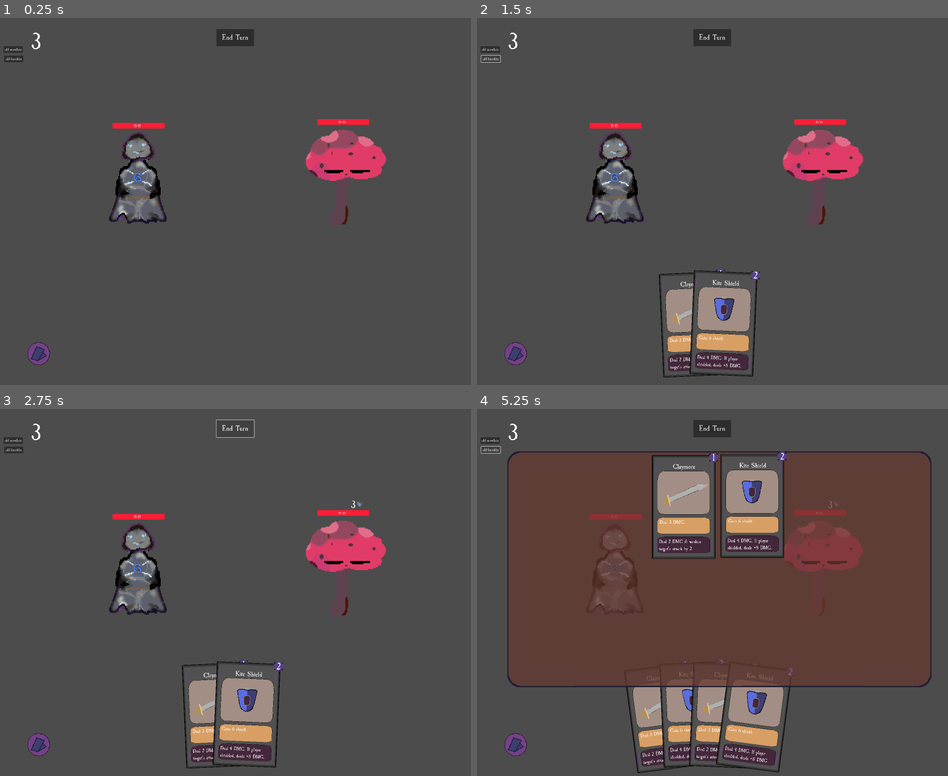
Above: before the commit, frames 1-4 (two rows, left to right).
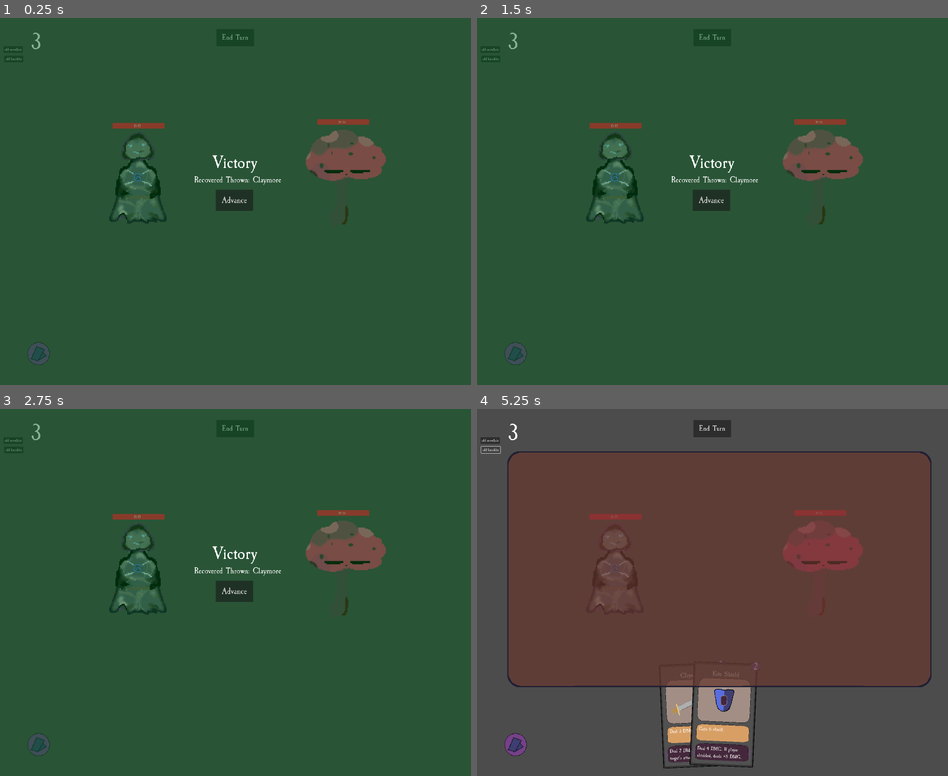
Above: after the commit, the same moments.

Repository: n0x1/Cardtrick
Game: Godot game, scene res://scenes/Main.tscn
The game is run twice, just before and just after one commit, with the same random seed, the same clock (stepped at 60 frames per second) and the same inputs.
Inputs (mouse positions are in pixels of both pictures, inside the frame that each line leads up to):
- Up to frame 1 (0.25 s): no input
- Up to frame 2 (1.5 s): click "add snowflake" at 0.5 s; click "add knuckles" at 1.25 s
- Up to frame 3 (2.75 s): click "End Turn" at 2 s
- Up to frame 4 (5.25 s): click (712, 592) at 2.75 s, where only the run after the commit has a clickable "Advance"; click (514, 742) at 3.5 s; click "add snowflake" at 4.25 s; click "add knuckles" at 5 s

The runs differ from the first frame. In frame 1, 99% of the frame differs, in the area x 0-100%, y 0-100%; in frame 2, 100%; in frame 3, 100%; in frame 4, 11%.
Error after the commit: Cannot call method 'duplicate' on a null value. (res://scripts/Hand.gd:32)

Commit message:
programatic enemies and card recovery

Diff:
--- a/scenes/Main.tscn
+++ b/scenes/Main.tscn
@@ -276,8 +276,7 @@
 theme_override_font_sizes/font_size = 40
 text = "Restart"
 
-[node name="VictoryOverlay" type="ColorRect" parent="CanvasLayer"]
-visible = false
+[node name="WinOverlay" type="ColorRect" parent="CanvasLayer"]
 z_index = 4095
 anchors_preset = 15
 anchor_right = 1.0
@@ -286,7 +285,7 @@
 grow_vertical = 2
 color = Color(0, 0.368627, 0.113725, 0.462745)
 
-[node name="Label" type="Label" parent="CanvasLayer/VictoryOverlay"]
+[node name="Label" type="Label" parent="CanvasLayer/WinOverlay"]
 layout_mode = 0
 offset_left = 902.0
 offset_top = 566.0
@@ -296,25 +295,28 @@
 text = "Victory
 "
 
-[node name="VictoryButton" type="Button" parent="CanvasLayer/VictoryOverlay"]
+[node name="ButtonV" type="Button" parent="CanvasLayer/WinOverlay"]
 z_index = 4096
 layout_mode = 1
 anchors_preset = -1
 anchor_right = 0.208
 anchor_bottom = 0.226
-offset_left = 917.0
-offset_top = 663.0
-offset_right = 660.0
-offset_bottom = 400.44
+offset_left = 916.0
+offset_top = 730.0
+offset_right = 659.0
+offset_bottom = 467.44
 theme_override_font_sizes/font_size = 40
 text = "Advance"
 
-[node name="ColorRect" type="ColorRect" parent="CanvasLayer"]
-visible = false
-offset_left = 175.0
-offset_top = 55.0
-offset_right = 1850.0
-offset_bottom = 993.0
+[node name="RecoverText" type="Label" parent="CanvasLayer/WinOverlay"]
+layout_mode = 0
+offset_left = 824.0
+offset_top = 665.0
+offset_right = 1191.0
+offset_bottom = 777.0
+theme_override_font_sizes/font_size = 38
+text = "Recovered Thrown: Claymore"
+horizontal_alignment = 1
 
 [node name="DeckViewBgRect" type="TextureRect" parent="CanvasLayer"]
 visible = false
@@ -347,5 +349,5 @@
 [connection signal="pressed" from="Inflict3Button" to="." method="_on_inflict_3_button_pressed"]
 [connection signal="pressed" from="EndTurn" to="." method="_on_end_turn_pressed"]
 [connection signal="pressed" from="CanvasLayer/GameOverOverlay/Button" to="." method="_on_button_pressed"]
-[connection signal="pressed" from="CanvasLayer/VictoryOverlay/VictoryButton" to="." method="_on_victory_button_pressed"]
+[connection signal="pressed" from="CanvasLayer/WinOverlay/ButtonV" to="." method="_on_button_v_pressed"]
 [connection signal="pressed" from="DeckButton" to="." method="_on_deck_button_pressed"]
--- a/scripts/Character.gd
+++ b/scripts/Character.gd
@@ -11,6 +11,8 @@
 @export var bleeding: bool = false
 var saved_amount: int = 0 # forbleeding
 var saved_turns: int = 0 # forbleeding
+
+
 
 func spend_mana(amount: int):
 	if mana - amount >= 0:
--- a/scripts/GameController.gd
+++ b/scripts/GameController.gd
@@ -33,7 +33,10 @@
 	#entering state
 	match current_state:
 		GameState.PLAYER_TURN:
-			pass
+			var player_hand = $"../DeckHand/Hand" as Hand
+			if player_hand.discard_pile.size() > 0:
+				var random_discarded = player_hand.discard_pile.pick_random()
+				player_hand.add_card(random_discarded, "draw from discard")
 		GameState.ENEMY_TURN:
 			pass
 		GameState.GAMEOVER:
--- a/scripts/Hand.gd
+++ b/scripts/Hand.gd
@@ -28,14 +28,20 @@
 var scale_speed = 17.65
 var raised_z_index = 99
 
-func add_card(card: Node2D):
+func add_card(card: Node2D, action):
 	var dupe = card.duplicate()
 	hand.push_back(dupe)
 	add_child(dupe)
+
+	if action == "draw from discard":
+		var removing_index = discard_pile.find(card)
+		discard_pile.remove_at(removing_index)
+
 	dupe.mouse_entered.connect(_handle_card_touched)
 	dupe.mouse_exited.connect(_handle_card_untouched)
 	reposition_cards()
-	$StagedLabel.visible = false
+	if $StagedLabel.visible == true:
+		$StagedLabel.hide()
 
 func remove_card(index: int) -> Node2D:
 	var removing_card = hand[index]
@@ -124,14 +130,10 @@
 
 		if event.is_action_pressed("keypress_j"): #play J
 			card_ability("play")
-			discard(staged_index)
 		if event.is_action_pressed("keypress_k"): #throw K
 			card_ability("throw")
-			recoverable_thrown_cards.push_back(hand[staged_index])
-			remove_card(staged_index)
 		if event.is_action_pressed("keypress_l"): #rip L
 			card_ability("rip")
-			remove_card(staged_index)
 
 
 		# card.queue_free() # remove from memory after scaling scale
--- a/scripts/Main.gd
+++ b/scripts/Main.gd
@@ -4,15 +4,30 @@
 
 @onready var game_control: GameController = $GameController
 @onready var deck_view_overlay: DeckViewWindow = $CanvasLayer/DeckViewWindow as DeckViewWindow
+@onready var deck: Deck = Deck.new()
 
-@onready var deck: Deck = Deck.new()
+const PLAYER_STARTING_MAX_HP := 15
 
 var enemy_character_state: int = 0
 var level: int = 0
+var enemies := []
+
+var recovered_card = null
+
+func enemies_all_dead():
+	for enemy in enemies:
+		if enemy.health > 0:
+			return false
+		print('all dead')
+		return true
+
+var enemy_base_damage: int = 2 # for enemies
+var enemy_base_shield: int = 3
 
 # Called when the node enters the scene tree for the first time.
 func _ready():
 	$DeckHand.deck = deck
+	enemies.push_back($GameScreen/EnemyCharacter)
 
 
 # Called every frame. 'delta' is the elapsed time since the previous frame.
@@ -25,20 +40,20 @@
 
 	if $GameScreen/PlayerCharacter.health <= 0:
 		game_control.transition(GameController.GameState.GAMEOVER)
-	elif $GameScreen/EnemyCharacter.health <= 0:
+	elif enemies_all_dead() == true:
 		game_control.transition(GameController.GameState.VICTORY)
 
 	if game_control.current_state == GameController.GameState.ENEMY_TURN:
 		#ai logic
 		var enemydamagechange = $GameScreen/EnemyCharacter.damage_change # change this to iterate for multi enemy lvls
-		if posmod(level, 3) == 0: #mushroom
+		if posmod(level, 5) == 0: #1 mushroom
 			if enemy_character_state == 0:
-				$GameScreen/EnemyCharacter.change_shield(3)
+				$GameScreen/EnemyCharacter.change_shield(enemy_base_shield)
 			elif enemy_character_state == 1:
-				$GameScreen/PlayerCharacter.take_damage(2 + enemydamagechange)
+				$GameScreen/PlayerCharacter.take_damage(enemy_base_damage + enemydamagechange)
 			elif enemy_character_state == 2:
-				$GameScreen/PlayerCharacter.take_damage(4 + enemydamagechange)
-		if level == 2: # ghost
+				$GameScreen/PlayerCharacter.take_damage(2 + enemy_base_shield + enemydamagechange)
+		if posmod(level, 5) == 1: # ghosts
 			pass
 
 		enemy_character_state = posmod(enemy_character_state + 1, 3) # % but +
@@ -46,10 +61,16 @@
 		$GameScreen/PlayerCharacter.start_turn()
 
 	if game_control.current_state == GameController.GameState.VICTORY:
-		$CanvasLayer/VictoryOverlay.visible = true
+		$CanvasLayer/WinOverlay.visible = true
+		var recoverable_thrown_cs = ($DeckHand/Hand as Hand).recoverable_thrown_cards
+		var recovered_card = recoverable_thrown_cs.pick_random()
+		$CanvasLayer/WinOverlay/RecoverText.set_text("Recovered" + str(recovered_card.name))
+
+
 
 	if game_control.current_state == GameController.GameState.GAMEOVER:
 		$CanvasLayer/GameOverOverlay.visible = true
+
 
 
 
@@ -62,7 +83,13 @@
 			"card": card,
 			"action": action
 		})
-
+		if action == "play":
+			$DeckHand/Hand.discard(staged_index)
+		if action == "throw":
+			$DeckHand/Hand.recoverable_thrown_cards.push_back($DeckHand/Hand.hand[staged_index])
+			$DeckHand/Hand.remove_card(staged_index)
+		if action == "rip":
+			$DeckHand/Hand.remove_card(staged_index)
 		hand_node.make_NEM_invisible()
 	else:
 		hand_node.unstage_cards()
@@ -92,23 +119,38 @@
 
 func _on_button_pressed(): # restart the game
 	game_control.current_state = GameController.GameState.PLAYER_TURN
-	$GameScreen/PlayerCharacter.max_health = 15
-	$GameScreen/PlayerCharacter.health = 15
+
+	level = 0
+
+	$GameScreen/PlayerCharacter.max_health = PLAYER_STARTING_MAX_HP
+	$GameScreen/PlayerCharacter.health = PLAYER_STARTING_MAX_HP
 	$GameScreen/PlayerCharacter.current_mana_cap = 3
 	$GameScreen/PlayerCharacter.mana = 3
 	$GameScreen/PlayerCharacter.shield = 0
 	$GameScreen/PlayerCharacter.damage_change = 0
 	$GameScreen/PlayerCharacter.bleeding = false
+
 	$CanvasLayer/GameOverOverlay.visible = false
 	$GameScreen/PlayerCharacter.show()
+	recovered_card = null
+
+	enemies.clear()
+
+	enemies.push_back($GameScreen/EnemyCharacter)
+	enemy_base_damage = 2 # this is init, it increases every win
+	enemy_base_shield = 3
+	reset_enemy_stats()
 
 
 
-func _on_victory_button_pressed(): # victory
-	game_control.current_state = GameController.GameState.PLAYER_TURN
-	level += 1
-	$CanvasLayer.hide()
-	$CanvasLayer/VictoryOverlay.hide() #idk why it wasnt just working..
+func reset_enemy_stats(): # just for game over restart for now
+	for enemy in enemies:
+		enemy.shield = 0
+		enemy.damage_change = 0
+		enemy.max_health = 15
+		enemy.health = 15
+		enemy.bleeding = false
+		enemy.show()
 
 
 func _on_deck_button_pressed():
@@ -133,3 +175,15 @@
 	(game_control as GameController).resume()
 	deck_view_overlay.visible = false
 	$CanvasLayer/DeckViewBgRect.visible = false
+
+
+
+func _on_button_v_pressed(): #victory button
+	game_control.current_state = GameController.GameState.PLAYER_TURN
+	($DeckHand as DeckNHand).add_to_deckview_and_hand(recovered_card)
+	enemies.clear()
+	$CanvasLayer/WinOverlay.visible = false
+	level += 1
+	#increase difficulty
+	enemy_base_damage += floor(level / 2)# this is init, it increases every win
+	enemy_base_shield += floor(level / 2)
--- a/scripts/deck_n_hand.gd
+++ b/scripts/deck_n_hand.gd
@@ -1,4 +1,4 @@
-extends Node2D
+class_name DeckNHand extends Node2D
 
 signal card_activated(card, action: String)
 signal hide_deck_view()
@@ -22,7 +22,7 @@
 
 func add_to_deckview_and_hand(card):
 	deck.add_card(card)
-	$Hand.add_card(card)
+	$Hand.add_card(card, "init") # just not so its  draw from discard pile
 
 func _on_button_pressed():
 	var c = ccs.instantiate()
